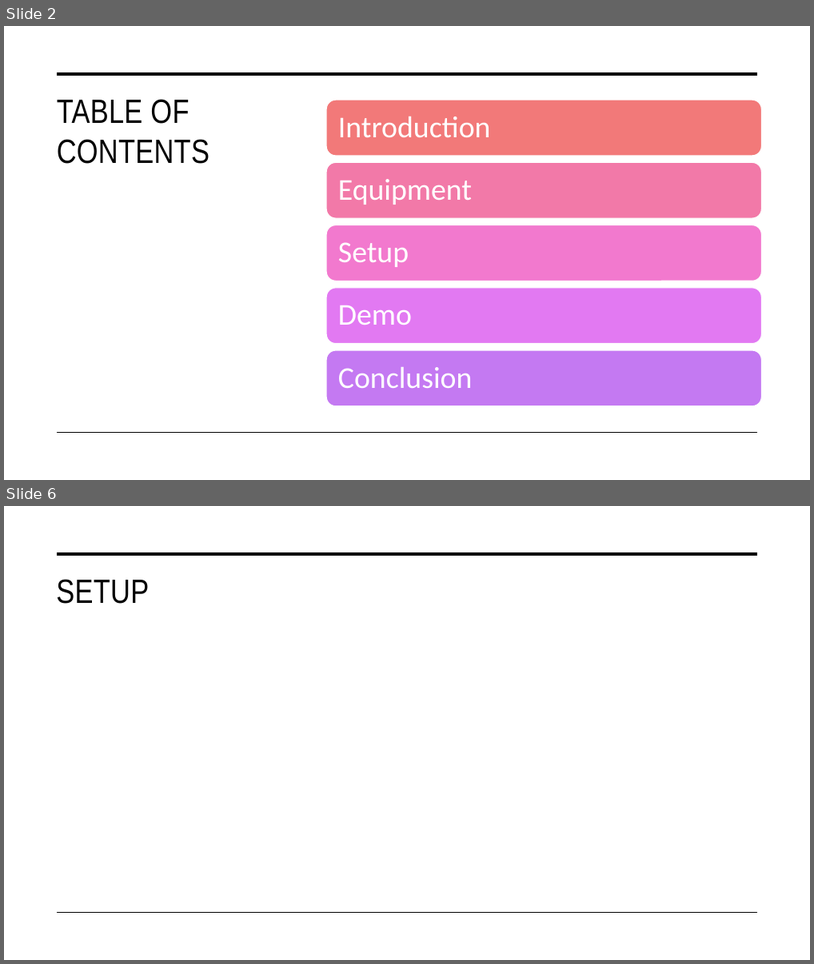
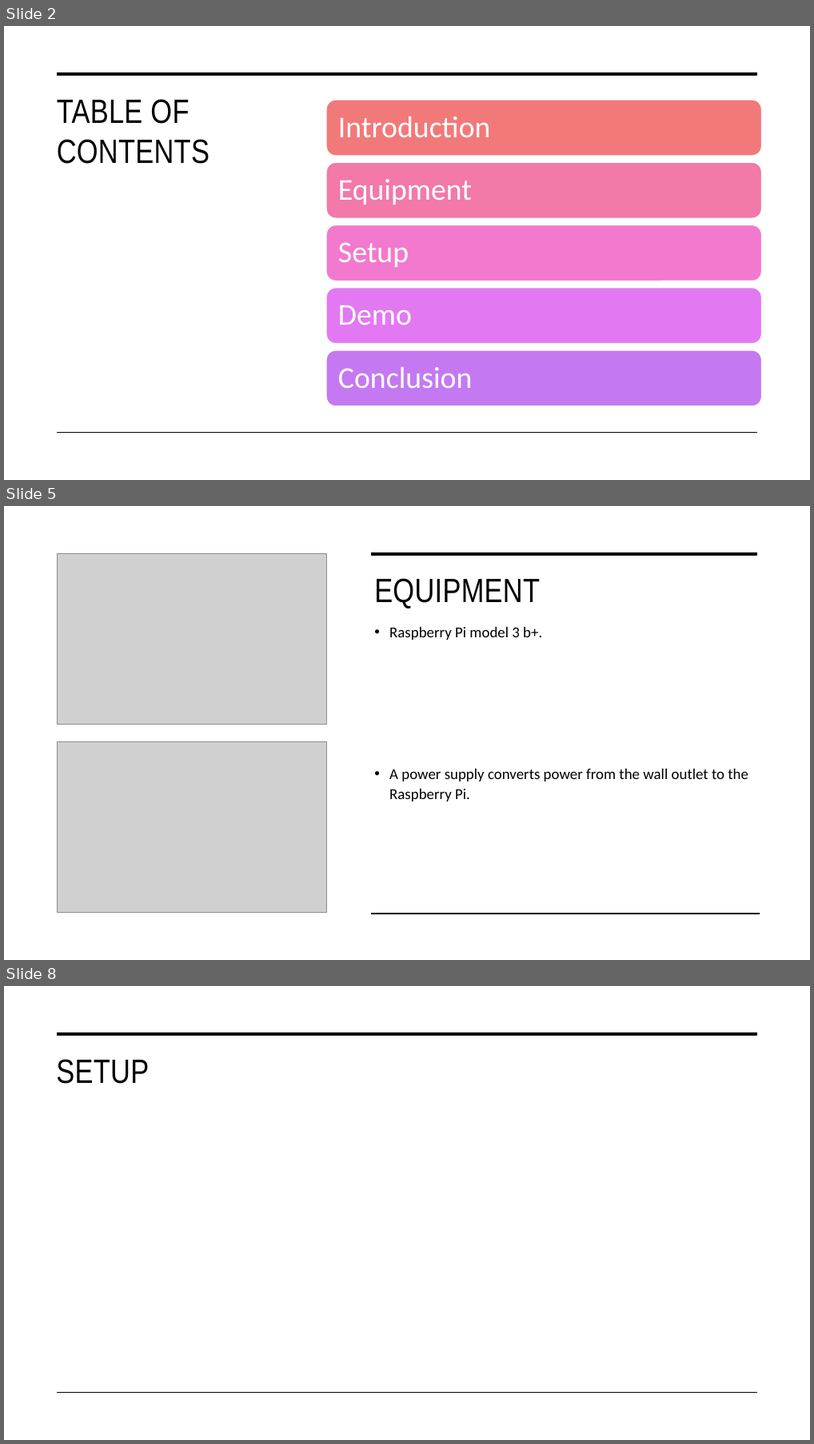
Before and after one commit to fadwa2208/PiHoleProject, a slide deck: PiHole.pptx. Shown one above the other, each under a label of ours: slides 2 and 6 before the commit, slides 2, 5 and 8 after it; the slides between them are not shown. The pictures are 814x964 and 814x1444 pixels, drawn with LibreOffice and Linux fonts; fonts in the diff are those of the drawing; grey boxes stand for pictures. Boxes give left, top, right and bottom in pixels: in the first picture for what was removed or moved away, otherwise in the second. Text is boxed around its words. In the diff, an @@ line names an element or a change of style, - is before the commit and + after.

Commit message:
worked on powerpoInt

```diff
--- a/PiHole.pptx
+++ b/PiHole.pptx
@@ slide 5 added at (x1=4, y1=506, x2=810, y2=960), background #FFFFFF @@
@@ picture added at (x1=58, y1=554, x2=327, y2=724) @@
@@ line added from (372, 554) to (758, 554), #000000 3.5 pt @@
@@ title added at (x1=374, y1=578, x2=540, y2=608), 40 pt, text #000000 @@
+EQUIPMENT
@@ text added at (x1=390, y1=627, x2=749, y2=801), 18 pt, text #000000 @@
+• Raspberry Pi model 3 b+.
+• A power supply converts power from the wall outlet to the Raspberry Pi.
@@ picture added at (x1=58, y1=741, x2=327, y2=912) @@
@@ line added from (372, 913) to (760, 913), #000000 1 pt @@
@@ what was slide 6 is now slide 8 @@
```
Also in this commit, not shown: 2 other slides added, 1 slide removed, 6 other files.
